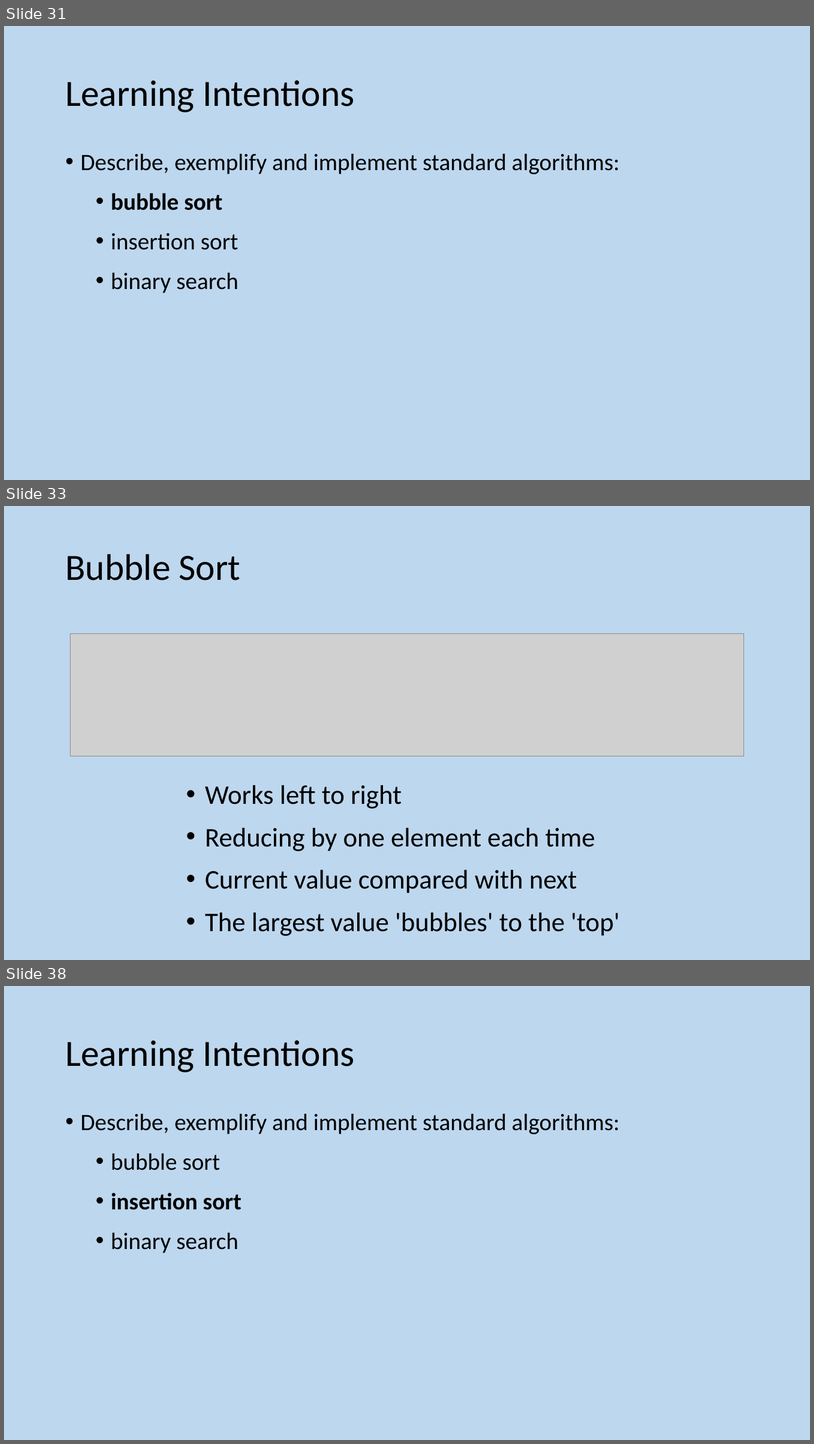
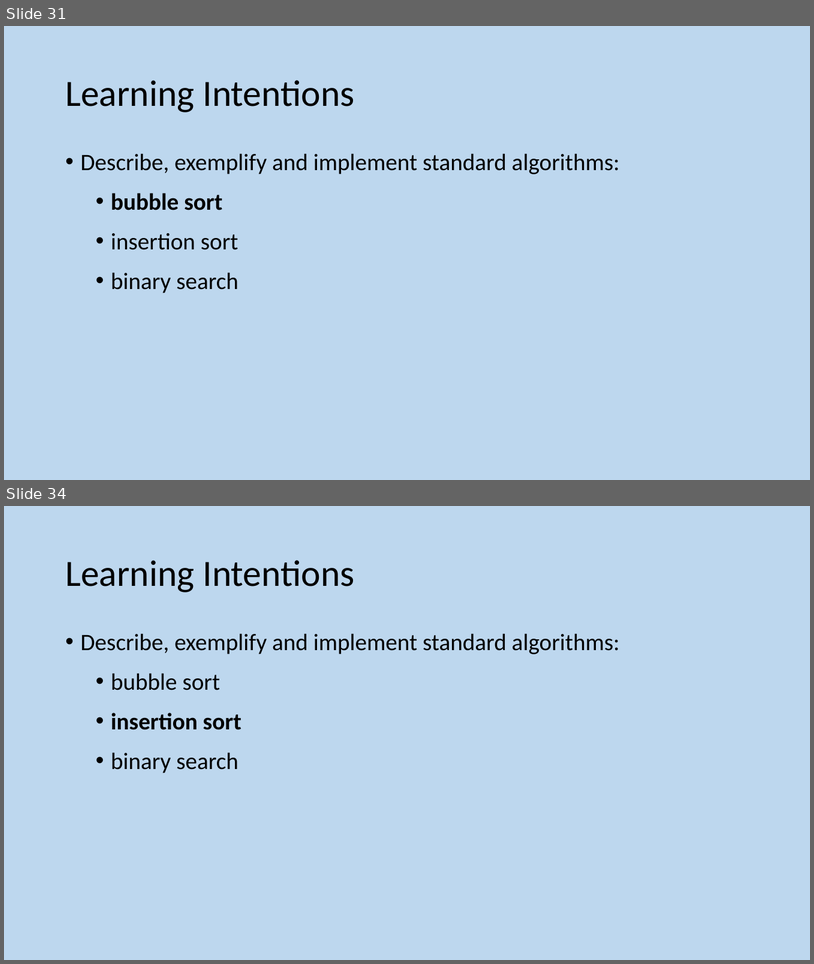
Before and after one commit to MrFriendCS/MrFriendCS.github.io, a slide deck: ah-cs/sdd/AH CS SDD Slides.pptx. Shown one above the other, each under a label of ours: slides 31, 33 and 38 before the commit, slides 31 and 34 after it; the slides between them are not shown. The pictures are 814x1444 and 814x964 pixels, drawn with LibreOffice and Linux fonts; fonts in the diff are those of the drawing; grey boxes stand for pictures. Boxes give left, top, right and bottom in pixels: in the first picture for what was removed or moved away, otherwise in the second. Text is boxed around its words. In the diff, an @@ line names an element or a change of style, - is before the commit and + after.

```diff
--- a/ah-cs/sdd/AH CS SDD Slides.pptx
+++ b/ah-cs/sdd/AH CS SDD Slides.pptx
@@ slide 33 removed at (x1=4, y1=506, x2=810, y2=960), background #BDD7EE @@
@@ title removed at (x1=65, y1=554, x2=241, y2=580) @@
-Bubble Sort
@@ picture removed at (x1=70, y1=634, x2=744, y2=756) @@
@@ text removed at (x1=205, y1=785, x2=620, y2=936) @@
-• Works left to right
-• Reducing by one element each time
-• Current value compared with next
-• The largest value 'bubbles' to the 'top'
@@ what was slide 38 is now slide 34 @@
```
Also in this commit, not shown: 2 slides changed, 3 other slides removed.
